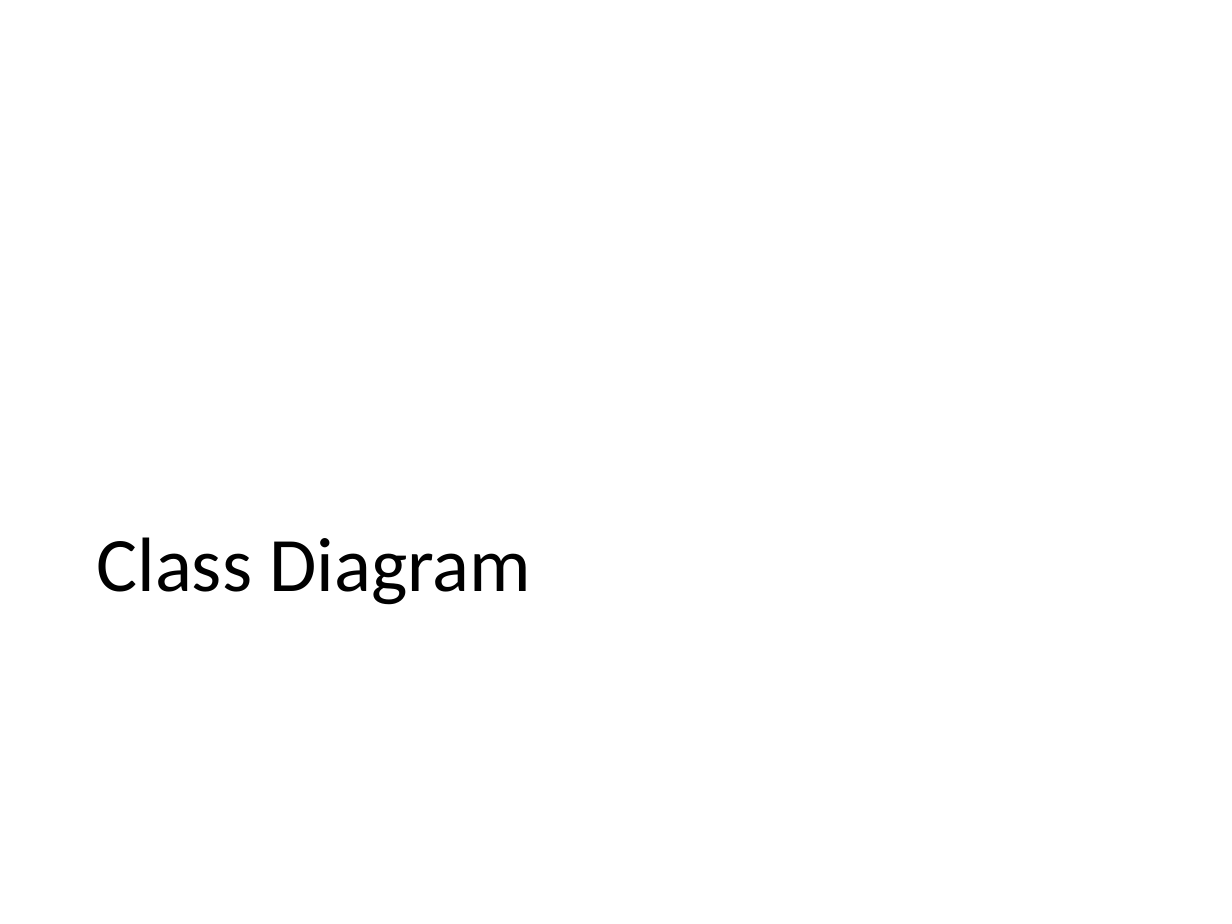
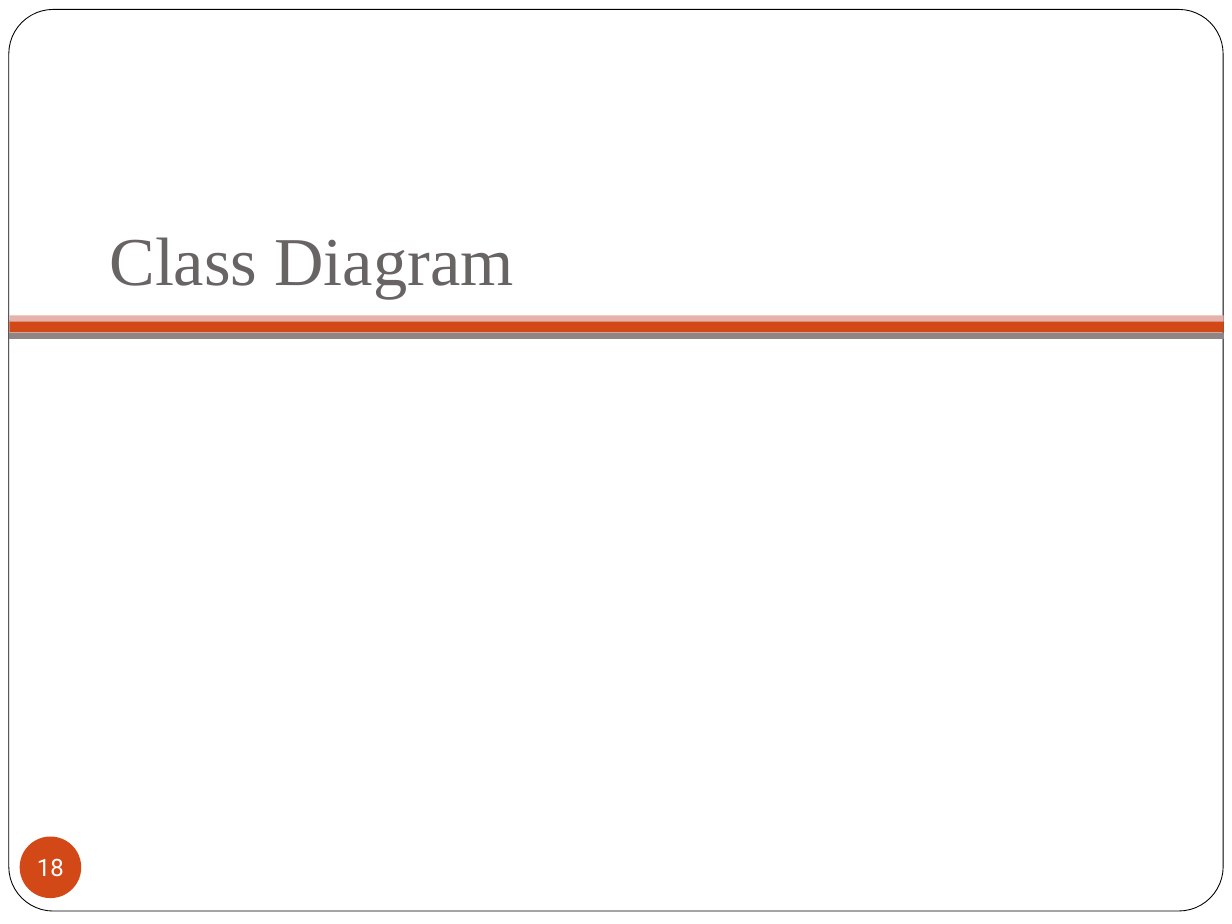
Before and after one commit to 2014-sed-team3/term-project, a slide deck: slide 18 of project/report/report.pptx. Drawn at 1232x924 pixels with LibreOffice and Linux fonts; fonts in the diff are those of the drawing; background and template pictures are left out. Boxes give left, top, right and bottom in pixels: in the first picture for what was removed or moved away, otherwise in the second. Text is boxed around its words. In the diff, an @@ line names an element or a change of style, - is before the commit and + after.

```diff
--- a/project/report/report.pptx
+++ b/project/report/report.pptx
@@ rounded rectangle added at (9, 10, 1223, 912), fill #FFFFFF, outline #000000 0.5 pt @@
@@ title "Class Diagram": place and size @@
-title "Class Diagram" at (96, 537, 532, 605)
+title "Class Diagram" at (109, 237, 514, 299)
@@ title "Class Diagram" at (109, 237, 514, 299): size 45 to 40 pt, font Calibri to Times New Roman, text colour #000000 to #696464; line spacing 0.9 to 1 @@
@@ rectangle added at (10, 320, 1225, 333), fill #D34817 @@
@@ rectangle added at (10, 315, 1225, 322), fill #E6B1AC @@
@@ rectangle added at (9, 333, 1223, 339), fill #918485 @@
@@ page number added at (20, 837, 81, 898), fill #D34817, 14 pt, text #FFFFFF @@
+18
```
Also in this commit, not shown: 46 other slides changed.
